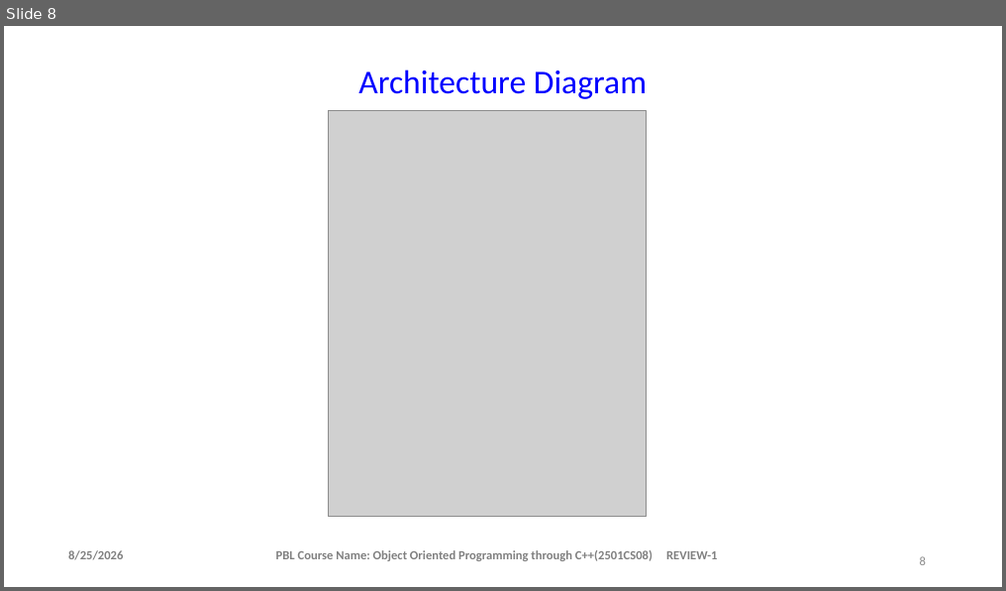
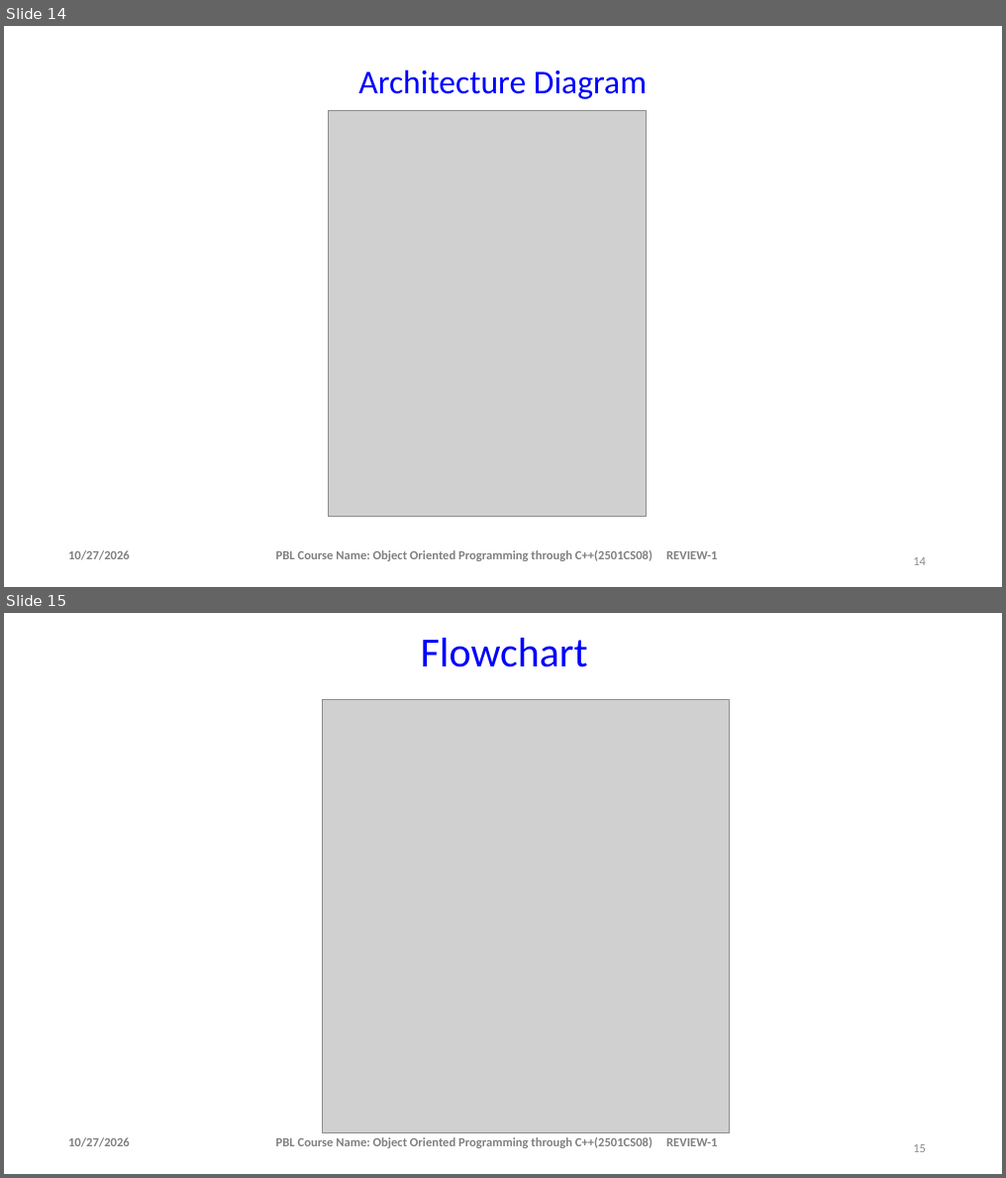
Before and after one commit to saipasupuleti314-oss/c-, a slide deck: student result system ppt.pptx. Shown one above the other, each under a label of ours: slide 8 before the commit, slides 14 and 15 after it. The pictures are 1006x591 and 1006x1178 pixels, drawn with LibreOffice and Linux fonts; fonts in the diff are those of the drawing; grey boxes stand for pictures; background and template pictures are left out. Boxes give left, top, right and bottom in pixels: in the first picture for what was removed or moved away, otherwise in the second. Text is boxed around its words. In the diff, an @@ line names an element or a change of style, - is before the commit and + after.

```diff
--- a/student result system ppt.pptx
+++ b/student result system ppt.pptx
@@ slide 15 added at box(4, 613, 1002, 1174), background #FFFFFF @@
@@ text added at box(421, 638, 588, 667), 40 pt, text #0000FF @@
+Flowchart
@@ picture added at box(322, 700, 729, 1134) @@
@@ text added at box(68, 1138, 130, 1148), 12 pt, text #808080, bold @@
+10/27/2026
@@ text added at box(276, 1138, 717, 1149), 12 pt, text #808080, bold @@
+PBL Course Name: Object Oriented Programming through C++(2501CS08) REVIEW-1
@@ page number added at box(913, 1145, 926, 1153), 12 pt, text #8C8C8C @@
+15
@@ what was slide 8 is now slide 14 @@
@@ slide 14 changed as well @@
@@ text at box(68, 551, 130, 561): text changed @@
-8/25/2026
+10/27/2026
@@ page number at box(913, 558, 926, 566): text changed @@
-8
+14
```
Also in this commit, not shown: 10 other slides changed, 8 other slides added, 1 slide removed.
